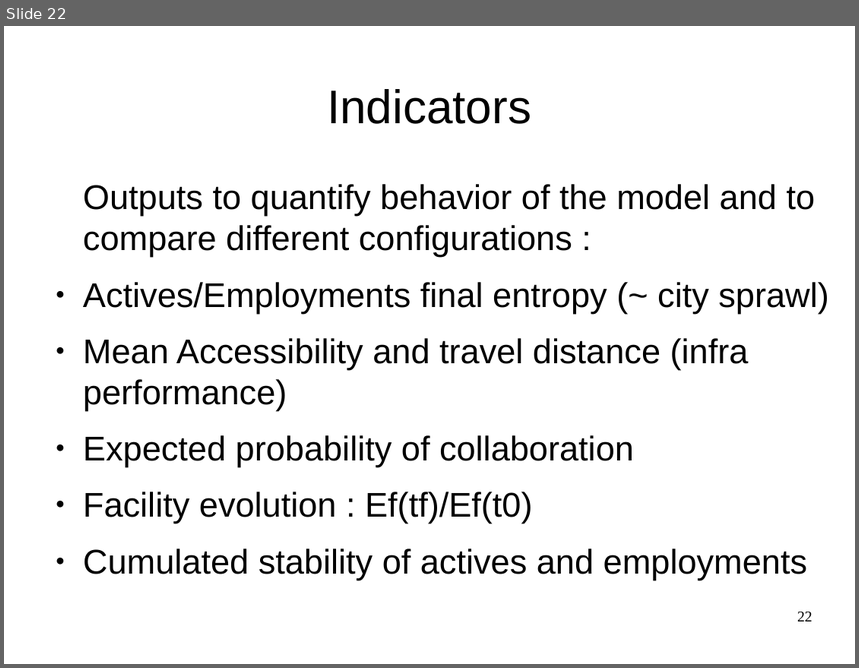
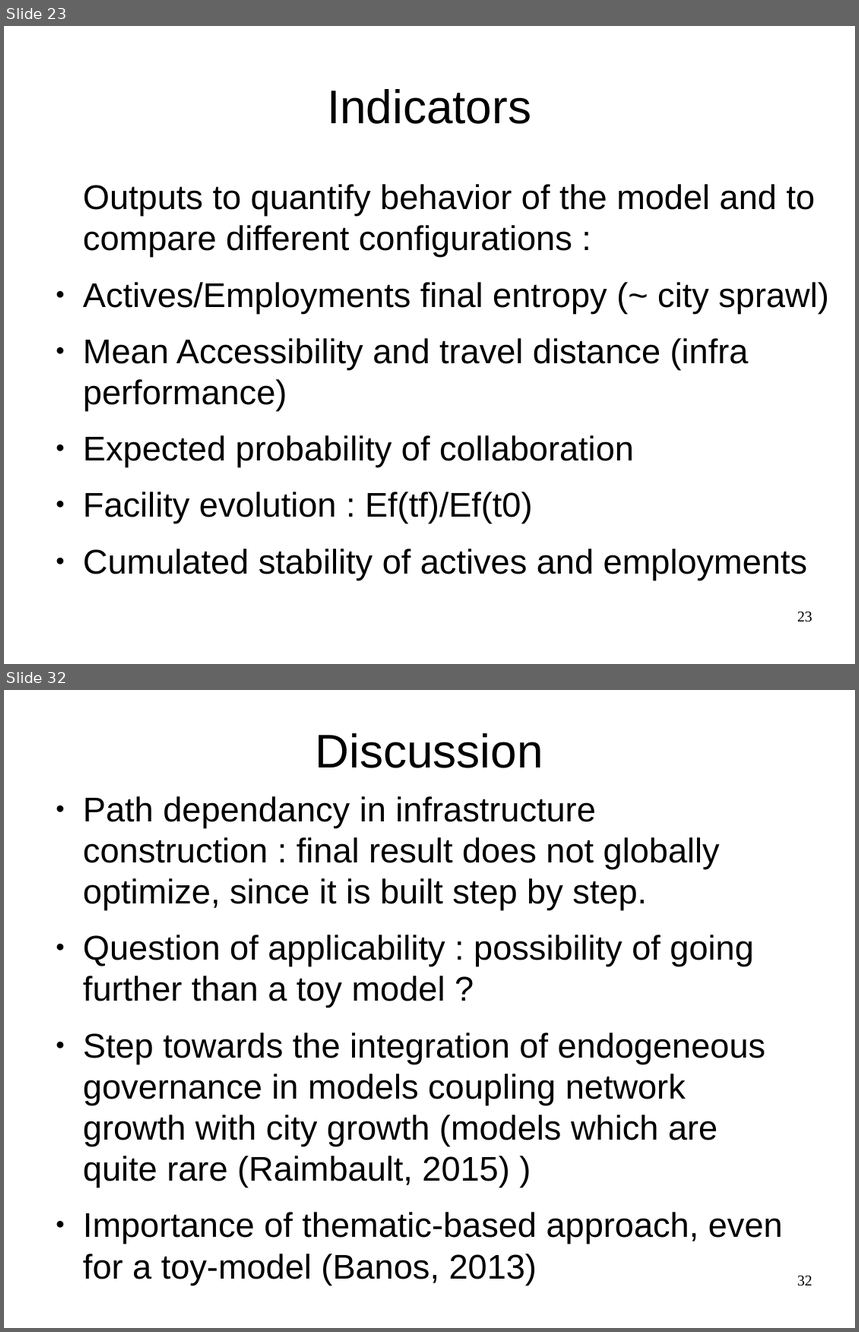
Before and after one commit to JusteRaimbault/CityNetwork, a slide deck: Docs/Communications/ECTQG2015/Metropolsim/LUTECIA-ECTQG-V4.odp. Shown one above the other, each under a label of ours: slide 22 before the commit, slides 23 and 32 after it; the slides between them are not shown. The pictures are 859x668 and 859x1332 pixels, drawn with LibreOffice and Linux fonts; fonts in the diff are those of the drawing. Boxes give left, top, right and bottom in pixels: in the first picture for what was removed or moved away, otherwise in the second. Text is boxed around its words. In the diff, an @@ line names an element or a change of style, - is before the commit and + after.

```diff
--- a/Docs/Communications/ECTQG2015/Metropolsim/LUTECIA-ECTQG-V4.odp
+++ b/Docs/Communications/ECTQG2015/Metropolsim/LUTECIA-ECTQG-V4.odp
@@ slide 32 added at bbox=[4, 690, 855, 1328], background #FFFFFF @@
@@ title added at bbox=[316, 733, 544, 768], 44 pt, text #000000 @@
+Discussion
@@ text added at bbox=[83, 796, 783, 1285], 32 pt, text #000000 @@
+● Path dependancy in infrastructure construction : final result does not globally optimize, since it is built step by step.
+● Question of applicability : possibility of going further than a toy model ?
+● Step towards the integration of endogeneous governance in models coupling network growth with city growth (models which are quite rare (Raimbault, 2015) )
+● Importance of thematic-based approach, even for a toy-model (Banos, 2013)
@@ page number added at bbox=[797, 1276, 813, 1287], 14 pt, text #000000 @@
+32
@@ what was slide 22 is now slide 23 @@
@@ page number at bbox=[797, 612, 813, 623]: text changed @@
-22
+23
```
Also in this commit, not shown: 5 slides changed, 9 other slides added, 7 slides removed, 23 other files.
